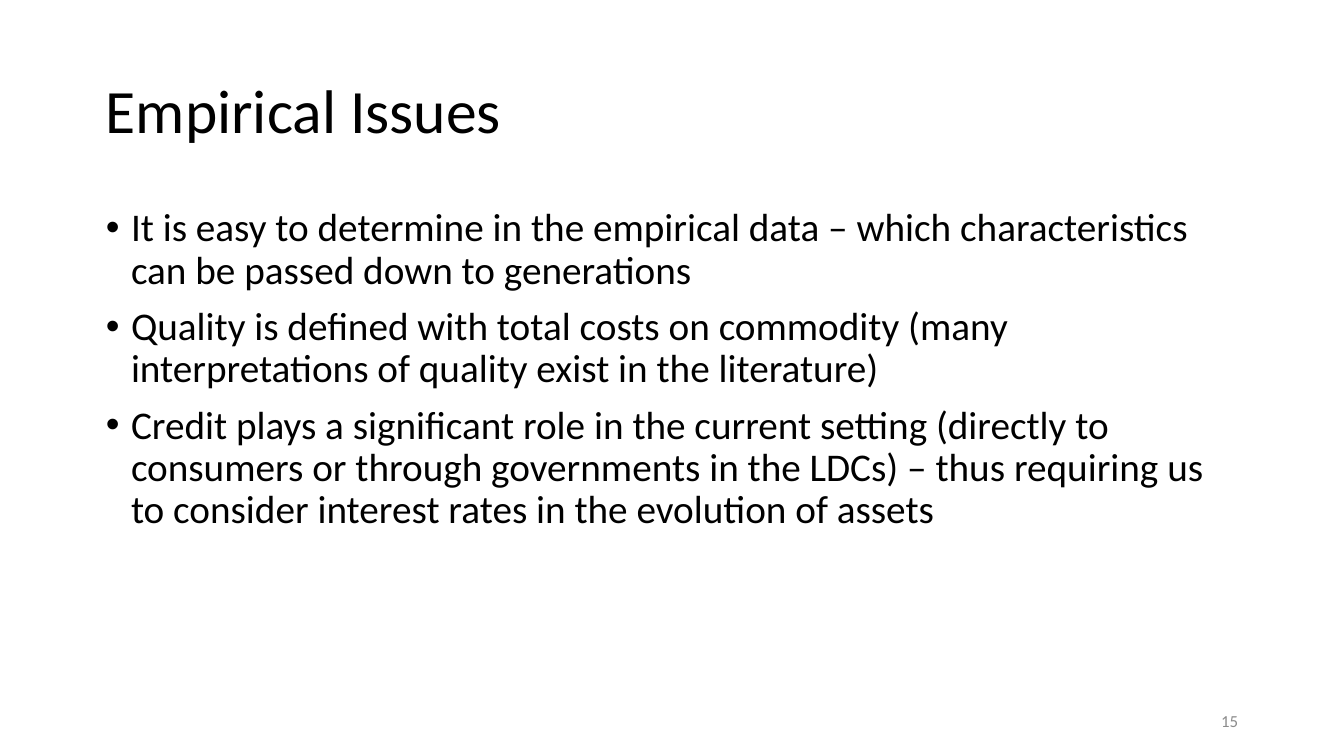
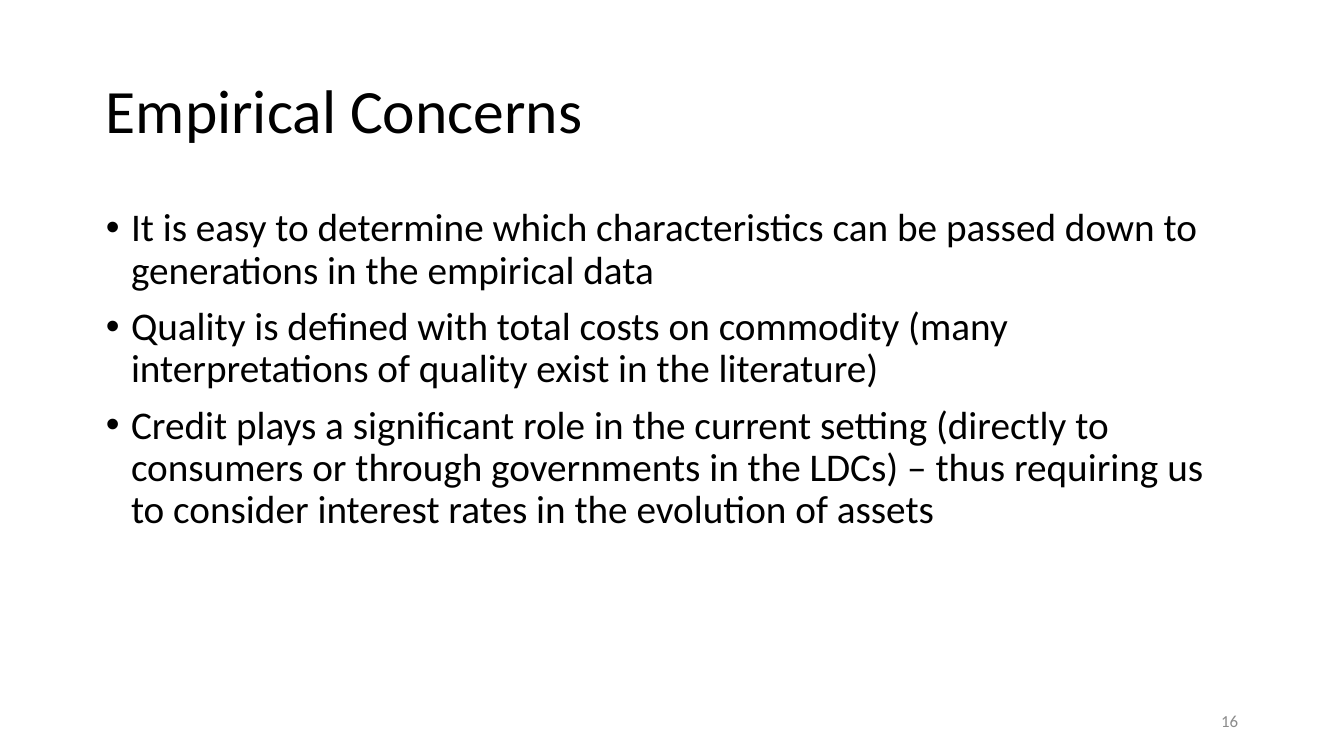
Before and after one commit to anuragr81/research, a slide deck: slide 16 of consumption/presentationFeb2020.pptx (slide 15 before the commit). Drawn at 1344x756 pixels with LibreOffice and Linux fonts; fonts in the diff are those of the drawing; background and template pictures are left out. Boxes give left, top, right and bottom in pixels: in the first picture for what was removed or moved away, otherwise in the second. Text is boxed around its words. In the diff, an @@ line names an element or a change of style, - is before the commit and + after.

```diff
--- a/consumption/presentationFeb2020.pptx
+++ b/consumption/presentationFeb2020.pptx
@@ title at [106,90,582,143]: text changed @@
-Empirical Issues
+Empirical Concerns
@@ text at [131,213,1197,291]: text changed @@
-• It is easy to determine in the empirical data – which characteristics can be passed down to generations
+• It is easy to determine which characteristics can be passed down to generations in the empirical data
@@ page number at [1221,715,1238,727]: text changed @@
-15
+16
```
Also in this commit, not shown: 7 other slides changed, 4 slides added, 3 slides removed, 1 other file.
